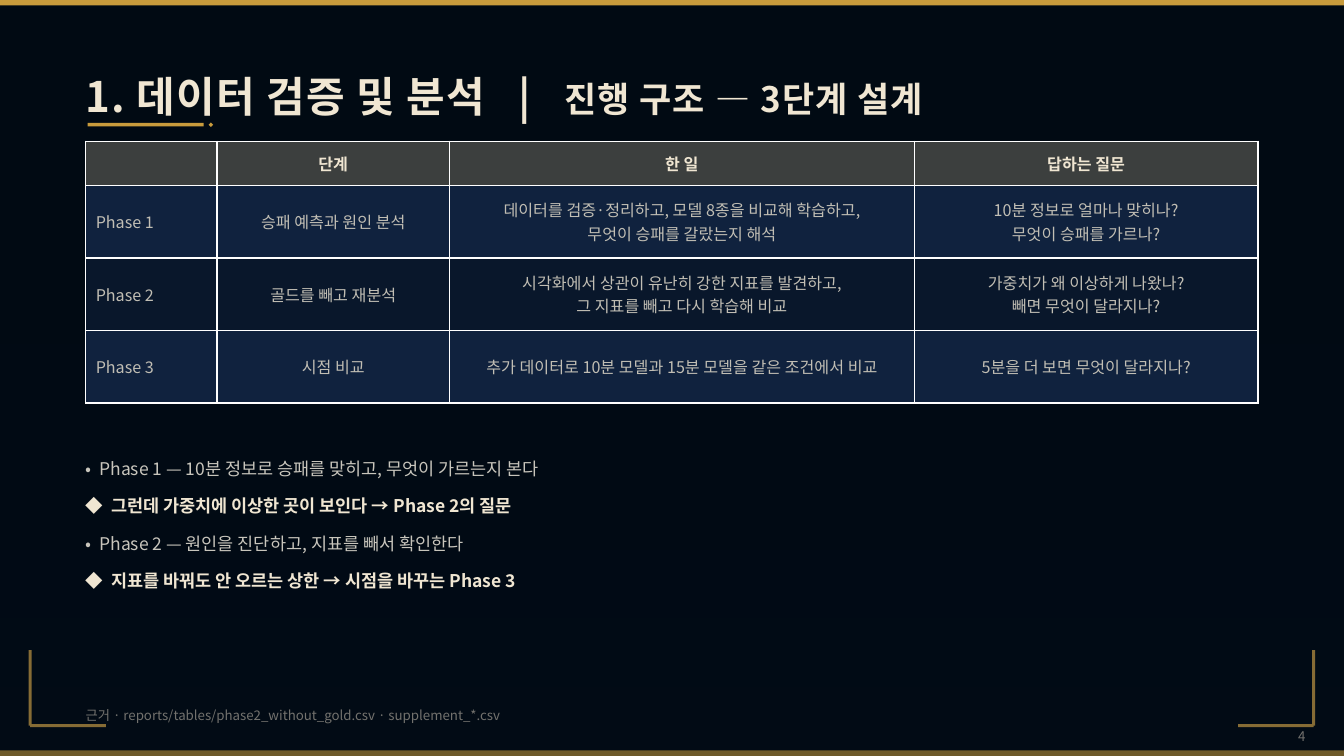
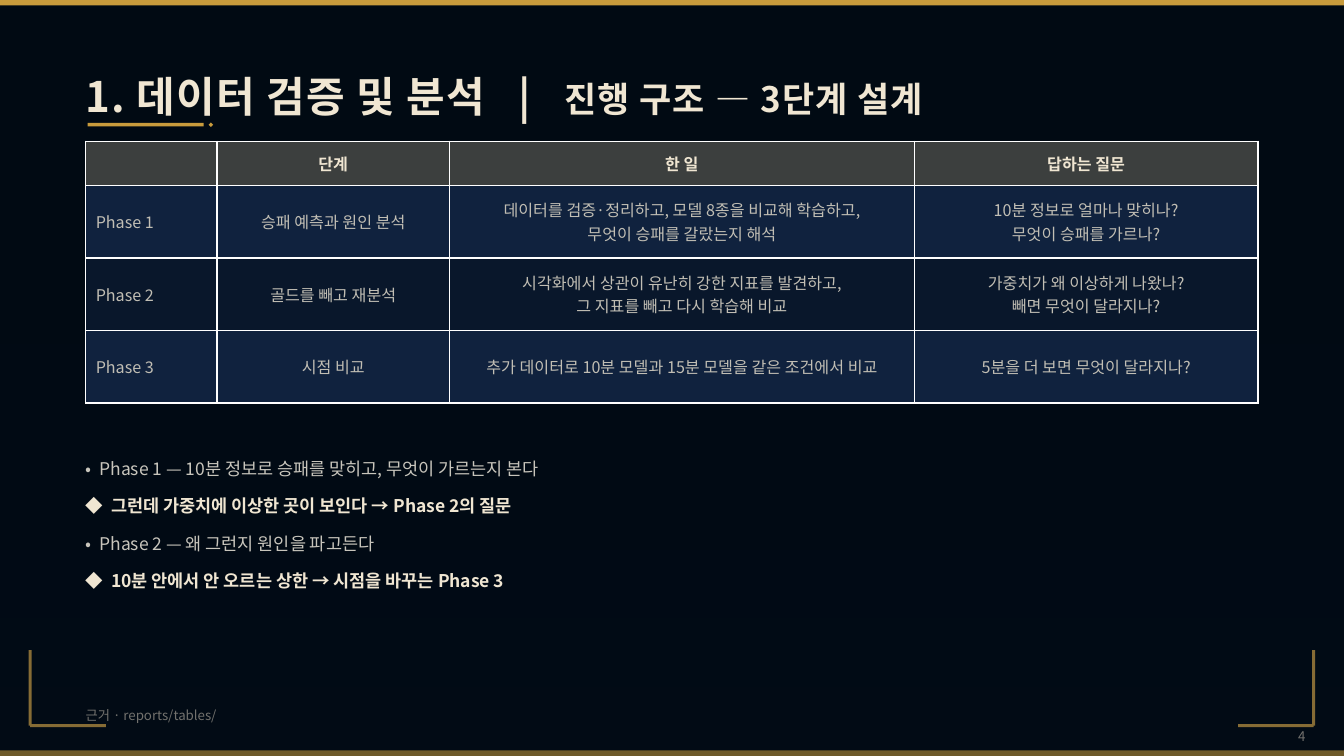
Before and after one commit to wpalswpa/project2608, a slide deck: slide 4 of 4조(십분컷)_미니2프로젝트_LoL 인게임 시점별 경기 데이터 기반 승패 예측 및 핵심 승리요인 분석_발표자료.pptx. Drawn at 1344x756 pixels with LibreOffice and Linux fonts; fonts in the diff are those of the drawing; background and template pictures are left out; a plain dark background stands for a picture behind light text. Boxes give left, top, right and bottom in pixels: in the first picture for what was removed or moved away, otherwise in the second. Text is boxed around its words. In the diff, an @@ line names an element or a change of style, - is before the commit and + after.

```diff
--- a/4조(십분컷)_미니2프로젝트_LoL 인게임 시점별 경기 데이터 기반 승패 예측 및 핵심 승리요인 분석_발표자료.pptx
+++ b/4조(십분컷)_미니2프로젝트_LoL 인게임 시점별 경기 데이터 기반 승패 예측 및 핵심 승리요인 분석_발표자료.pptx
@@ text at (99, 535, 504, 589): text changed @@
-• Phase 2 — 원인을 진단하고, 지표를 빼서 확인한다
-◆ 지표를 바꿔도 안 오르는 상한 → 시점을 바꾸는 Phase 3
+• Phase 2 — 왜 그런지 원인을 파고든다
+◆ 10분 안에서 안 오르는 상한 → 시점을 바꾸는 Phase 3
@@ text at (86, 709, 216, 723): text changed @@
-근거 · reports/tables/phase2_without_gold.csv · supplement_*.csv
+근거 · reports/tables/
```
Also in this commit, not shown: 5 other slides changed, 3 slides removed, 1 other file.
